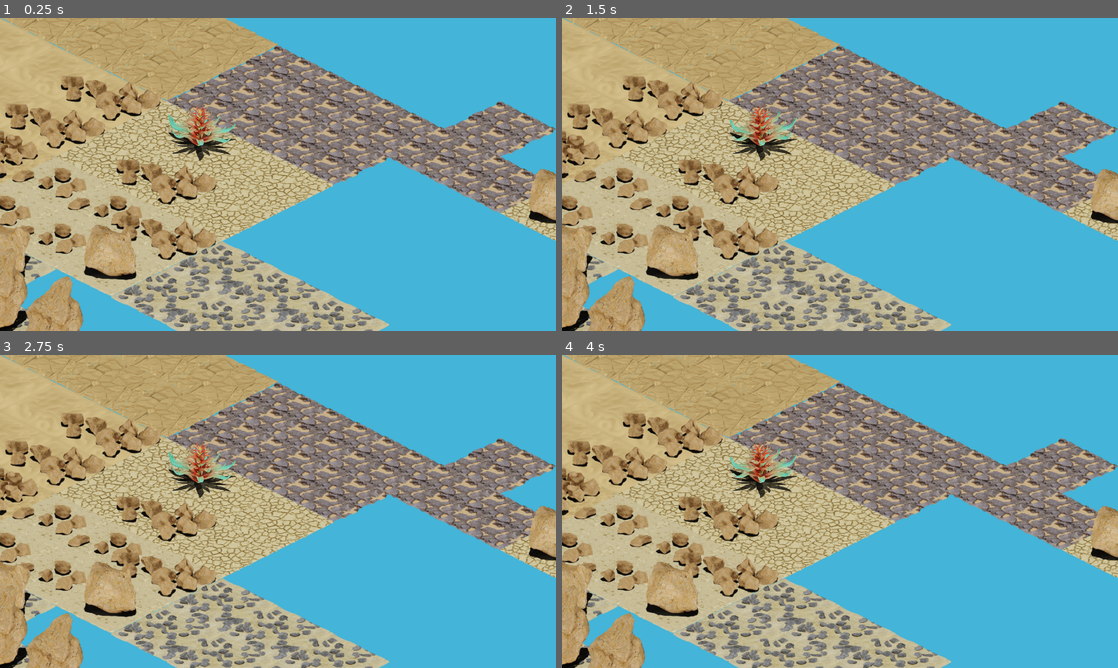
Above: before the commit, frames 1-4 (two rows, left to right).
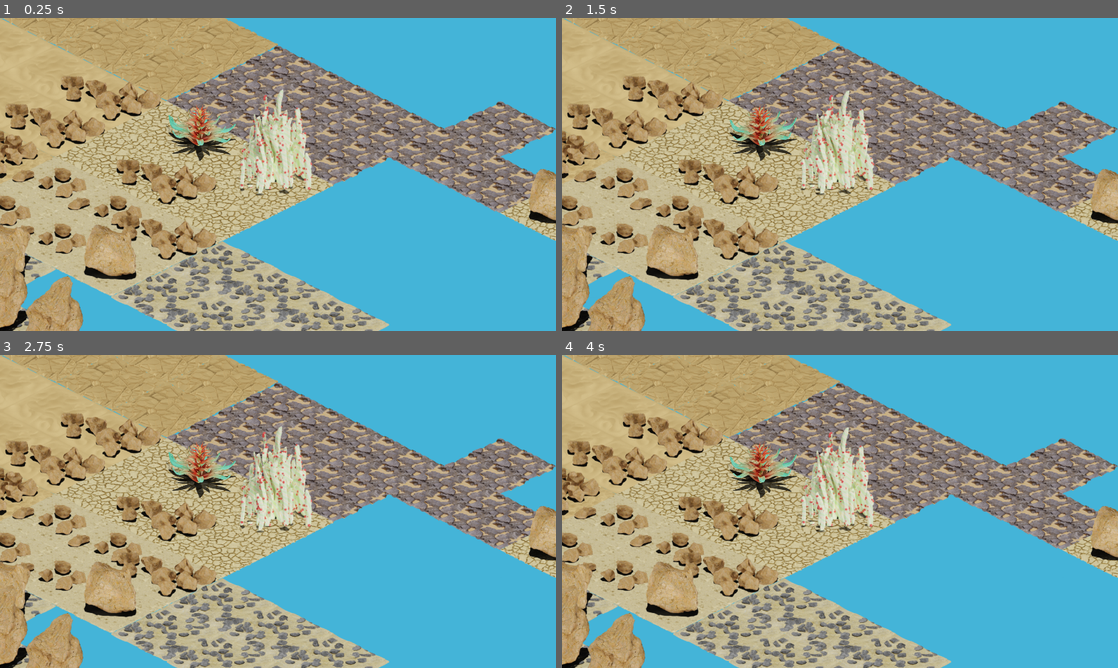
Above: after the commit, the same moments.

Repository: lorentzo/jagoda-jam
Game: Godot game, scene res://Assets/Tiles/BaseIslandTiles/BaseIslandTiles.tscn
Two runs of this game, one before a commit and one after it. Both use one fixed random seed, a clock stepped at 60 frames per second and the inputs below. This scene is started directly instead of the project's main scene.
Inputs:
- Up to frame 1 (0.25 s): no input
- Up to frame 2 (1.5 s): hold Right (walk-right) 0.53-1.28 s; hold Down (walk-down) from 1.28 s (still down)
- Up to frame 3 (2.75 s): release Down (walk-down) at 2.03 s; hold Right (walk-right) from 2.03 s (still down)
- Up to frame 4 (4 s): release Right (walk-right) at 2.78 s; hold Up (walk-up) 2.78-3.53 s; hold Left (walk-left) from 3.53 s (still down)

The runs differ from the first frame. In frame 1, 2.4% of the frame differs, in the area x 42-57%, y 22-57%; in frame 2, 2.4%; in frame 3, 2.4%; in frame 4, 2.4%, in the area x 42-57%, y 23-57%.

Commit message:
adding plant2

Diff:
--- /dev/null
+++ b/jagoda/Assets/Plants/Plant2/plant_2.gd
@@ -0,0 +1,11 @@
+extends Node2D
+
+
+# Called when the node enters the scene tree for the first time.
+func _ready():
+	$StaticBody2D/AnimatedSprite2D.play("idle")
+
+
+# Called every frame. 'delta' is the elapsed time since the previous frame.
+func _process(delta):
+	pass
--- /dev/null
+++ b/jagoda/Assets/Plants/Plant2/plant_2.tscn
@@ -0,0 +1,110 @@
+[gd_scene load_steps=24 format=3 uid="uid://btly1y8rrpijj"]
+
+[ext_resource type="Texture2D" uid="uid://bronps48p75i" path="res://Assets/Plants/Plant2/Textures/plant_2_0001.png" id="1_4p1d8"]
+[ext_resource type="Script" path="res://Assets/Plants/Plant2/plant_2.gd" id="1_e0c0k"]
+[ext_resource type="Texture2D" uid="uid://dyhwdw1u86ri1" path="res://Assets/Plants/Plant2/Textures/plant_2_0002.png" id="2_tatoy"]
+[ext_resource type="Texture2D" uid="uid://cr7mq8k4xew3t" path="res://Assets/Plants/Plant2/Textures/plant_2_0003.png" id="3_45i8s"]
+[ext_resource type="Texture2D" uid="uid://63muns35acq7" path="res://Assets/Plants/Plant2/Textures/plant_2_0004.png" id="4_x503u"]
+[ext_resource type="Texture2D" uid="uid://kdrukw4v235" path="res://Assets/Plants/Plant2/Textures/plant_2_0005.png" id="5_5wrie"]
+[ext_resource type="Texture2D" uid="uid://lgn45ir8jvcm" path="res://Assets/Plants/Plant2/Textures/plant_2_0006.png" id="6_u7bl5"]
+[ext_resource type="Texture2D" uid="uid://dfxvryy1wyokt" path="res://Assets/Plants/Plant2/Textures/plant_2_0007.png" id="7_5fwc7"]
+[ext_resource type="Texture2D" uid="uid://ycw3ncy73bpi" path="res://Assets/Plants/Plant2/Textures/plant_2_0008.png" id="8_bqeaf"]
+[ext_resource type="Texture2D" uid="uid://bqsivs5bjvlsa" path="res://Assets/Plants/Plant2/Textures/plant_2_0009.png" id="9_n844w"]
+[ext_resource type="Texture2D" uid="uid://cdch4tlmm6onq" path="res://Assets/Plants/Plant2/Textures/plant_2_0010.png" id="10_eaudb"]
+[ext_resource type="Texture2D" uid="uid://1t54m1ma608o" path="res://Assets/Plants/Plant2/Textures/plant_2_0011.png" id="11_xkkyr"]
+[ext_resource type="Texture2D" uid="uid://muekw7ygdbpg" path="res://Assets/Plants/Plant2/Textures/plant_2_0012.png" id="12_1giiq"]
+[ext_resource type="Texture2D" uid="uid://bijbwuphup7ri" path="res://Assets/Plants/Plant2/Textures/plant_2_0013.png" id="13_k2rae"]
+[ext_resource type="Texture2D" uid="uid://ddde6vbxwkuye" path="res://Assets/Plants/Plant2/Textures/plant_2_0014.png" id="14_wl6rn"]
+[ext_resource type="Texture2D" uid="uid://cedfdrhipqt24" path="res://Assets/Plants/Plant2/Textures/plant_2_0015.png" id="15_g1ost"]
+[ext_resource type="Texture2D" uid="uid://c0mlgjehdefv2" path="res://Assets/Plants/Plant2/Textures/plant_2_0016.png" id="16_w6kwu"]
+[ext_resource type="Texture2D" uid="uid://bvi5ts8b4q1kw" path="res://Assets/Plants/Plant2/Textures/plant_2_0017.png" id="17_rkaa6"]
+[ext_resource type="Texture2D" uid="uid://bunmv58fo3gau" path="res://Assets/Plants/Plant2/Textures/plant_2_0018.png" id="18_tsedw"]
+[ext_resource type="Texture2D" uid="uid://dxk6tr3s7r36q" path="res://Assets/Plants/Plant2/Textures/plant_2_0019.png" id="19_nu1ju"]
+[ext_resource type="Texture2D" uid="uid://bdi1xr5r2b0hb" path="res://Assets/Plants/Plant2/Textures/plant_2_0020.png" id="20_o4qdb"]
+
+[sub_resource type="SpriteFrames" id="SpriteFrames_ochwn"]
+animations = [{
+"frames": [{
+"duration": 1.0,
+"texture": ExtResource("1_4p1d8")
+}, {
+"duration": 1.0,
+"texture": ExtResource("2_tatoy")
+}, {
+"duration": 1.0,
+"texture": ExtResource("3_45i8s")
+}, {
+"duration": 1.0,
+"texture": ExtResource("4_x503u")
+}, {
+"duration": 1.0,
+"texture": ExtResource("5_5wrie")
+}, {
+"duration": 1.0,
+"texture": ExtResource("6_u7bl5")
+}, {
+"duration": 1.0,
+"texture": ExtResource("7_5fwc7")
+}, {
+"duration": 1.0,
+"texture": ExtResource("8_bqeaf")
+}, {
+"duration": 1.0,
+"texture": ExtResource("9_n844w")
+}, {
+"duration": 1.0,
+"texture": ExtResource("10_eaudb")
+}, {
+"duration": 1.0,
+"texture": ExtResource("11_xkkyr")
+}, {
+"duration": 1.0,
+"texture": ExtResource("12_1giiq")
+}, {
+"duration": 1.0,
+"texture": ExtResource("13_k2rae")
+}, {
+"duration": 1.0,
+"texture": ExtResource("14_wl6rn")
+}, {
+"duration": 1.0,
+"texture": ExtResource("15_g1ost")
+}, {
+"duration": 1.0,
+"texture": ExtResource("16_w6kwu")
+}, {
+"duration": 1.0,
+"texture": ExtResource("17_rkaa6")
+}, {
+"duration": 1.0,
+"texture": ExtResource("18_tsedw")
+}, {
+"duration": 1.0,
+"texture": ExtResource("19_nu1ju")
+}, {
+"duration": 1.0,
+"texture": ExtResource("20_o4qdb")
+}],
+"loop": true,
+"name": &"idle",
+"speed": 3.0
+}]
+
+[sub_resource type="CapsuleShape2D" id="CapsuleShape2D_jvrw6"]
+radius = 59.0
+height = 186.0
+
+[node name="Plant2" type="Node2D"]
+script = ExtResource("1_e0c0k")
+
+[node name="StaticBody2D" type="StaticBody2D" parent="."]
+
+[node name="AnimatedSprite2D" type="AnimatedSprite2D" parent="StaticBody2D"]
+sprite_frames = SubResource("SpriteFrames_ochwn")
+animation = &"idle"
+frame_progress = 0.26166
+speed_scale = 3.0
+
+[node name="CollisionShape2D" type="CollisionShape2D" parent="StaticBody2D"]
+position = Vector2(-6, -4)
+shape = SubResource("CapsuleShape2D_jvrw6")
--- a/jagoda/Assets/Tiles/BaseIslandTiles/BaseIslandTiles.tscn
+++ b/jagoda/Assets/Tiles/BaseIslandTiles/BaseIslandTiles.tscn
@@ -1,9 +1,10 @@
-[gd_scene load_steps=5 format=3 uid="uid://r3m8483dtdsd"]
+[gd_scene load_steps=6 format=3 uid="uid://r3m8483dtdsd"]
 
 [ext_resource type="TileSet" uid="uid://dmq0717soltvq" path="res://Assets/Tiles/BaseIslandTiles/BaseIslandTileMap.tres" id="1_rrheu"]
 [ext_resource type="TileSet" uid="uid://b40wlrl1aipwy" path="res://Assets/Tiles/Rocks/RocksTileSet.tres" id="2_p8he5"]
 [ext_resource type="TileSet" uid="uid://lbcx1niifxqo" path="res://Assets/Tiles/mountain/MountainTileSet.tres" id="3_e882m"]
 [ext_resource type="PackedScene" uid="uid://2pd28jrfm3b5" path="res://Assets/Plants/Plant1/plant_1.tscn" id="4_p3xgb"]
+[ext_resource type="PackedScene" uid="uid://btly1y8rrpijj" path="res://Assets/Plants/Plant2/plant_2.tscn" id="5_6w2jn"]
 
 [node name="BaseIslandTiles" type="Node2D"]
 
@@ -31,3 +32,6 @@
 [node name="Plant1" parent="." instance=ExtResource("4_p3xgb")]
 position = Vector2(459, 255)
 scale = Vector2(0.7, 0.6)
+
+[node name="Plant2" parent="." instance=ExtResource("5_6w2jn")]
+position = Vector2(642, 280)
--- a/jagoda/Scenes/Game.tscn
+++ b/jagoda/Scenes/Game.tscn
@@ -9,6 +9,7 @@
 [ext_resource type="PackedScene" uid="uid://ctkkf7cs18f3e" path="res://Scenes/Plant.tscn" id="5_7g35u"]
 [ext_resource type="Texture2D" uid="uid://dtxdtxlg4c72f" path="res://Assets/sun_shiny.png" id="6_mt8ms"]
 [ext_resource type="PackedScene" uid="uid://2pd28jrfm3b5" path="res://Assets/Plants/Plant1/plant_1.tscn" id="9_4dbvt"]
+[ext_resource type="PackedScene" uid="uid://btly1y8rrpijj" path="res://Assets/Plants/Plant2/plant_2.tscn" id="10_yh0jd"]
 
 [node name="Game" type="Node2D"]
 script = ExtResource("1_fxwml")
@@ -78,3 +79,7 @@
 [node name="Plant1" parent="." instance=ExtResource("9_4dbvt")]
 position = Vector2(947, 363)
 scale = Vector2(0.6, 0.6)
+
+[node name="Plant6" parent="." instance=ExtResource("10_yh0jd")]
+position = Vector2(794, 101)
+scale = Vector2(0.6, 0.6)
Binary file added: jagoda/Assets/Plants/Plant2/Textures/plant_2_0001.png
Not shown, added: jagoda/Assets/Plants/Plant2/Textures/plant_2_0001.png.import
Binary file added: jagoda/Assets/Plants/Plant2/Textures/plant_2_0002.png
Not shown, added: jagoda/Assets/Plants/Plant2/Textures/plant_2_0002.png.import
Binary file added: jagoda/Assets/Plants/Plant2/Textures/plant_2_0003.png
Not shown, added: jagoda/Assets/Plants/Plant2/Textures/plant_2_0003.png.import
Binary file added: jagoda/Assets/Plants/Plant2/Textures/plant_2_0004.png
Not shown, added: jagoda/Assets/Plants/Plant2/Textures/plant_2_0004.png.import
Binary file added: jagoda/Assets/Plants/Plant2/Textures/plant_2_0005.png
Not shown, added: jagoda/Assets/Plants/Plant2/Textures/plant_2_0005.png.import
Binary file added: jagoda/Assets/Plants/Plant2/Textures/plant_2_0006.png
Not shown, added: jagoda/Assets/Plants/Plant2/Textures/plant_2_0006.png.import
(and 51 more such lines)
